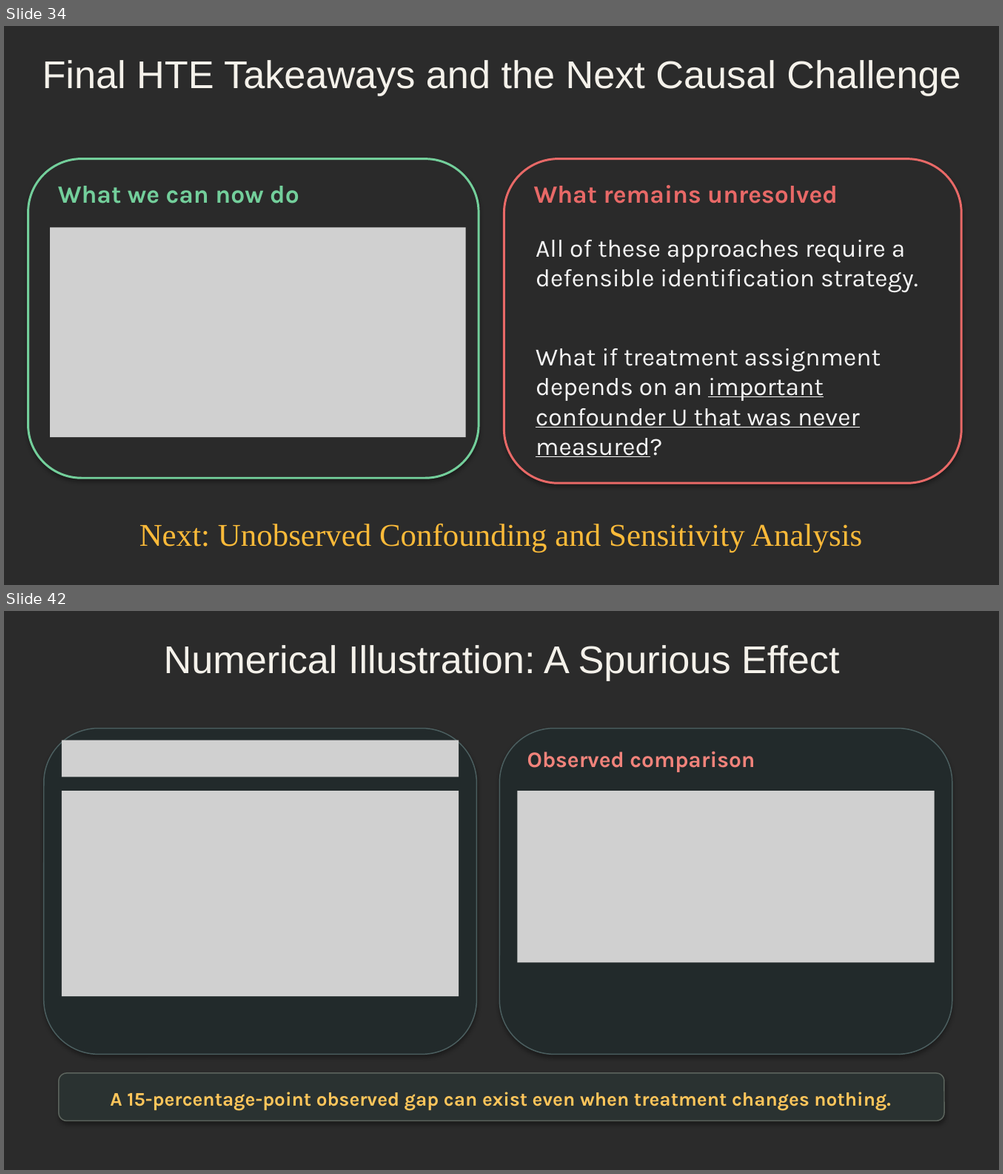
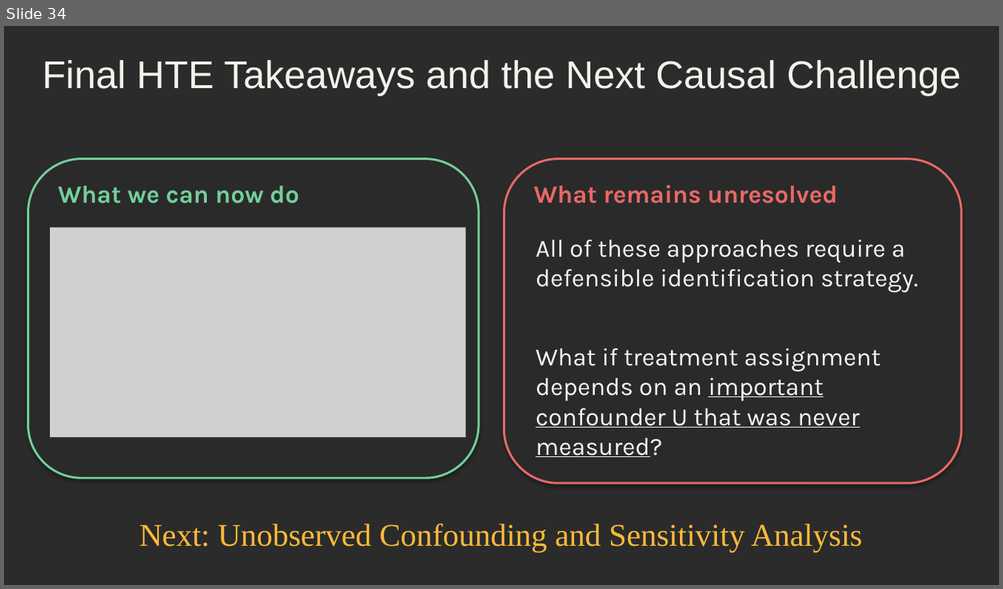
Before and after one commit to djghosh1123/STAT-7900-Causal-Analysis, a slide deck: Lectures/Lecture 9.pptx. Shown one above the other, each under a label of ours: slides 34 and 42 before the commit, slide 34 after it; the slides between them are not shown. The pictures are 1003x1174 and 1003x589 pixels, drawn with LibreOffice and Linux fonts; fonts in the diff are those of the drawing; grey boxes stand for pictures; background and template pictures are left out; a plain dark background stands for a picture behind light text. Boxes give left, top, right and bottom in pixels: in the first picture for what was removed or moved away, otherwise in the second. Text is boxed around its words. In the diff, an @@ line names an element or a change of style, - is before the commit and + after.

```diff
--- a/Lectures/Lecture 9.pptx
+++ b/Lectures/Lecture 9.pptx
@@ slide 42 removed at (4,611,999,1170), background picture (left out) @@
@@ text removed at (164,645,839,681) @@
-Numerical Illustration: A Spurious Effect
@@ rounded rectangle removed at (44,729,476,1054) @@
@@ picture removed at (62,741,458,777) @@
@@ rounded rectangle removed at (499,729,952,1054) @@
@@ text removed at (527,751,754,772) @@
-Observed comparison
@@ picture removed at (62,791,458,997) @@
@@ picture removed at (518,791,934,963) @@
@@ rounded rectangle removed at (59,1073,944,1121) @@
@@ text removed at (110,1092,890,1111) @@
-A 15-percentage-point observed gap can exist even when treatment changes nothing.
```
Also in this commit, not shown: 21 other slides removed, 3 other files.
